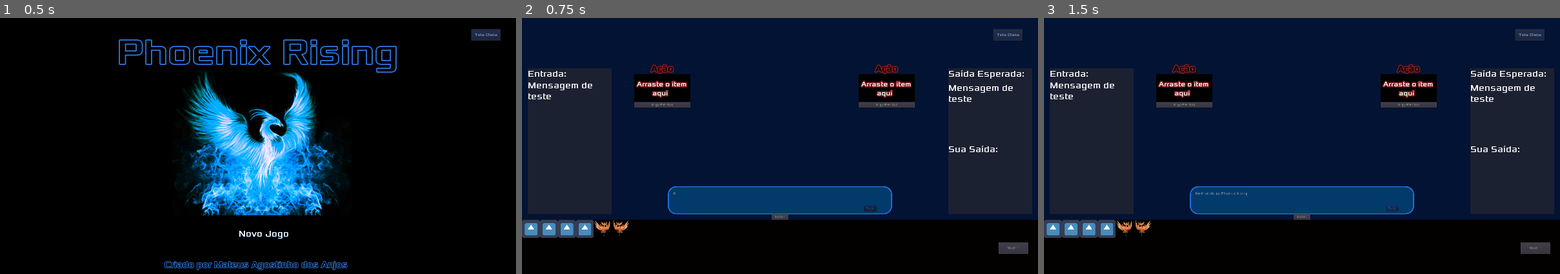
Above: before the commit, frames 1-3 (left to right).
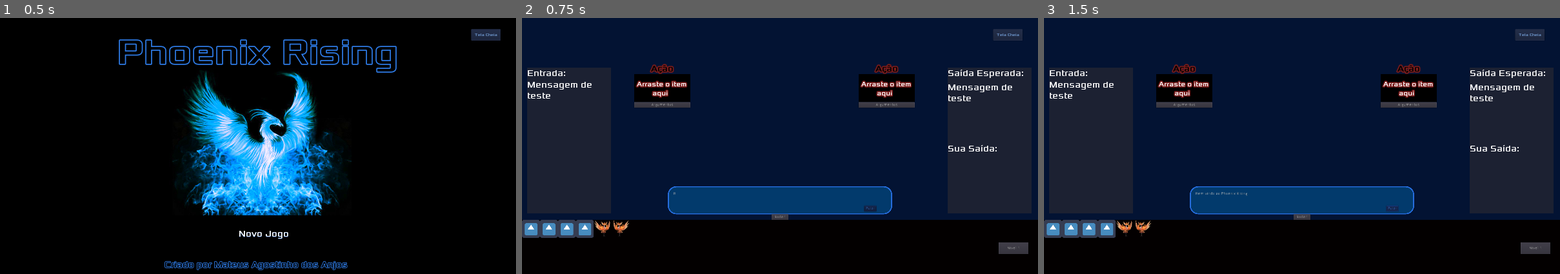
Above: after the commit, the same moments.

Repository: MateusdosAnjos/MAC0499
Game: Godot game, scene res://TelaInicial/TitleScreen.tscn
The game is run twice, just before and just after one commit, with the same random seed, the same clock (stepped at 60 frames per second) and the same inputs.
Inputs:
- Up to frame 1 (0.5 s): no input
- Up to frame 2 (0.75 s): click "Novo Jogo" at 0.5 s
- Up to frame 3 (1.5 s): click "Pular" at 1.25 s

Frame 1 is identical in both runs. In frame 2, 1.4% of the frame differs, in the area x 1-99%, y 19-77%; in frame 3, 1.4%.

Commit message:
Renomeada pasta de acessorios
Signed-off-by: MateusdosAnjos <mateus.a.anjos@gmail.com>

Diff:
--- a/Phoenix Rising/EntradaSaida/InputOutput.tscn
+++ b/Phoenix Rising/EntradaSaida/InputOutput.tscn
@@ -1,6 +1,7 @@
-[gd_scene load_steps=6 format=2]
+[gd_scene load_steps=7 format=2]
 
-[ext_resource path="res://acessorios/fonts/Xolonium-Regular.ttf" type="DynamicFontData" id=1]
+[ext_resource path="res://Acessorios/fonts/Xolonium-Regular.ttf" type="DynamicFontData" id=1]
+[ext_resource path="res://acessorios/fonts/Xolonium-Regular.ttf" type="DynamicFontData" id=2]
 
 [sub_resource type="DynamicFont" id=1]
 size = 32
@@ -10,17 +11,21 @@
 size = 32
 font_data = ExtResource( 1 )
 
-[sub_resource type="DynamicFont" id=3]
+[sub_resource type="DynamicFont" id=5]
 size = 32
 font_data = ExtResource( 1 )
 
 [sub_resource type="DynamicFont" id=4]
 size = 32
-font_data = ExtResource( 1 )
+font_data = ExtResource( 2 )
 
 [node name="InputOutput" type="Control"]
 anchor_right = 1.0
 anchor_bottom = 1.0
+margin_left = -1.97626
+margin_top = -1.97626
+margin_right = -1.97632
+margin_bottom = -1.97626
 
 [node name="InputBase" type="ColorRect" parent="."]
 margin_left = 20.0
--- a/Phoenix Rising/TelaInicial/TitleScreen.tscn
+++ b/Phoenix Rising/TelaInicial/TitleScreen.tscn
@@ -1,8 +1,8 @@
 [gd_scene load_steps=8 format=2]
 
 [ext_resource path="res://TelaInicial/TitleScreen.gd" type="Script" id=1]
-[ext_resource path="res://acessorios/art/BluePhoenixLogo.png" type="Texture" id=2]
-[ext_resource path="res://acessorios/fonts/Xolonium-Regular.ttf" type="DynamicFontData" id=3]
+[ext_resource path="res://Acessorios/art/BluePhoenixLogo.png" type="Texture" id=2]
+[ext_resource path="res://Acessorios/fonts/Xolonium-Regular.ttf" type="DynamicFontData" id=3]
 [ext_resource path="res://TelaInicial/FullScreen.tscn" type="PackedScene" id=4]
 
 [sub_resource type="DynamicFont" id=1]
Not shown, changed: Phoenix Rising/Acessorios/art/BluePhoenix.png.import
Renamed: Phoenix Rising/acessorios/art/BluePhoenixLogo.png -> Phoenix Rising/Acessorios/art/BluePhoenixLogo.png
Not shown, changed: Phoenix Rising/Acessorios/art/BluePhoenixLogo.png.import
Not shown, added: Phoenix Rising/Acessorios/art/House In a Forest Loop.ogg.import
Renamed: Phoenix Rising/acessorios/art/PhoenixLogo.png -> Phoenix Rising/Acessorios/art/PhoenixLogo.png
Not shown, changed: Phoenix Rising/Acessorios/art/PhoenixLogo.png.import
Renamed: Phoenix Rising/acessorios/art/enemyFlyingAlt_1.png -> Phoenix Rising/Acessorios/art/enemyFlyingAlt_1.png
Not shown, changed: Phoenix Rising/Acessorios/art/enemyFlyingAlt_1.png.import
Renamed: Phoenix Rising/acessorios/art/enemyFlyingAlt_2.png -> Phoenix Rising/Acessorios/art/enemyFlyingAlt_2.png
Not shown, changed: Phoenix Rising/Acessorios/art/enemyFlyingAlt_2.png.import
Renamed: Phoenix Rising/acessorios/art/enemySwimming_1.png -> Phoenix Rising/Acessorios/art/enemySwimming_1.png
Not shown, changed: Phoenix Rising/Acessorios/art/enemySwimming_1.png.import
(and 34 more such lines)
